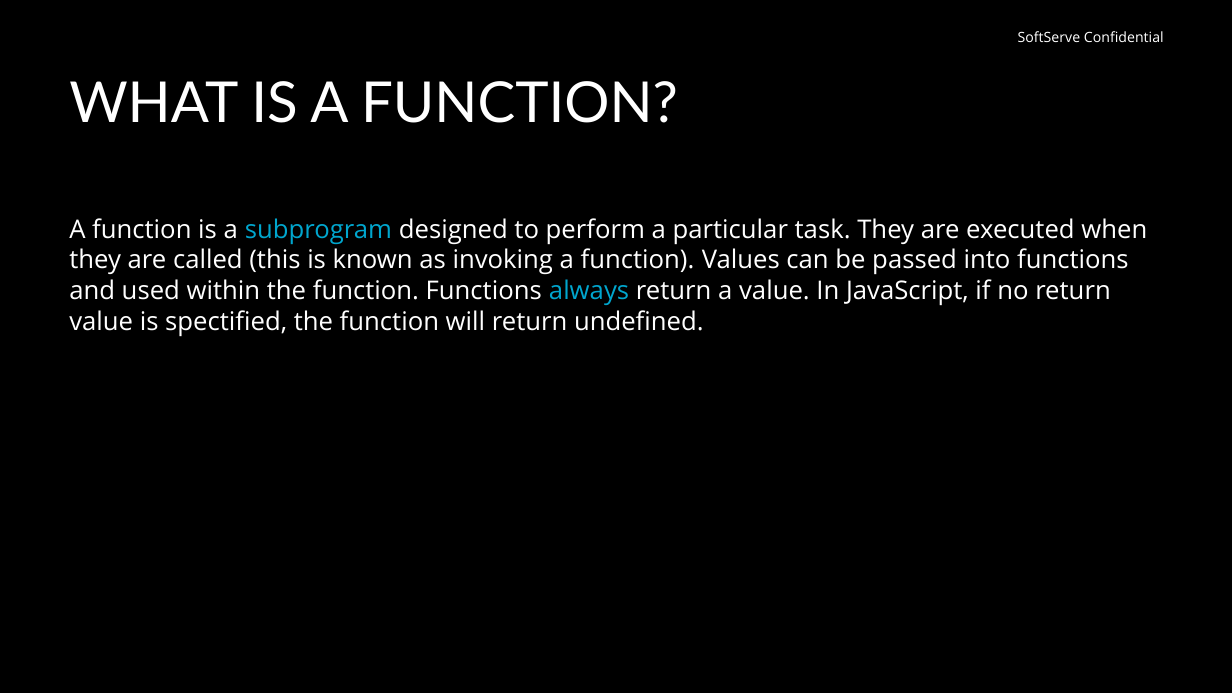
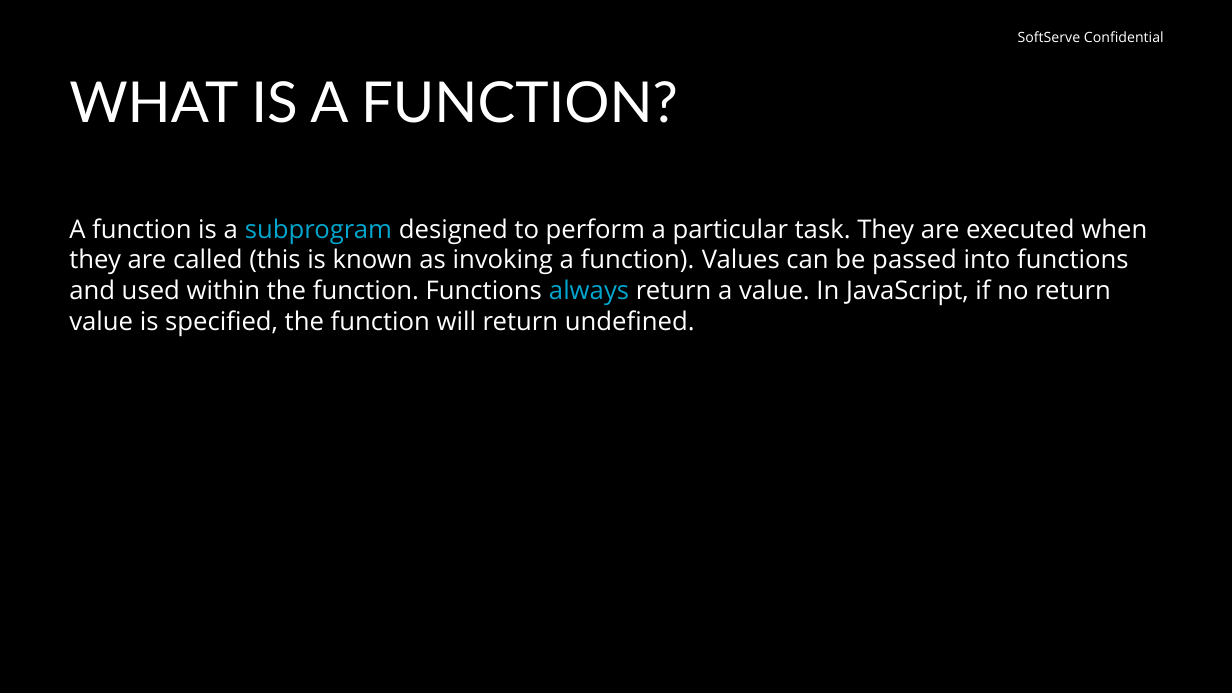
Before and after one commit to oskovbasiuk/presentations, a slide deck: slide 2 of Functions/Functions part 1.pptx. Drawn at 1232x693 pixels with LibreOffice and Linux fonts; fonts in the diff are those of the drawing; background and template pictures are left out. Boxes give left, top, right and bottom in pixels: in the first picture for what was removed or moved away, otherwise in the second. Text is boxed around its words. In the diff, an @@ line names an element or a change of style, - is before the commit and + after.

Commit message:
Functions presentation part 2

```diff
--- a/Functions/Functions part 1.pptx
+++ b/Functions/Functions part 1.pptx
@@ text at (69, 218, 1147, 337): text changed @@
-A function is a subprogram designed to perform a particular task. They are executed when they are called (this is known as invoking a function). Values can be passed into functions and used within the function. Functions always return a value. In JavaScript, if no return value is spectified, the function will return undefined.
+A function is a subprogram designed to perform a particular task. They are executed when they are called (this is known as invoking a function). Values can be passed into functions and used within the function. Functions always return a value. In JavaScript, if no return value is specified, the function will return undefined.
```
Also in this commit, not shown: 2 other files.
